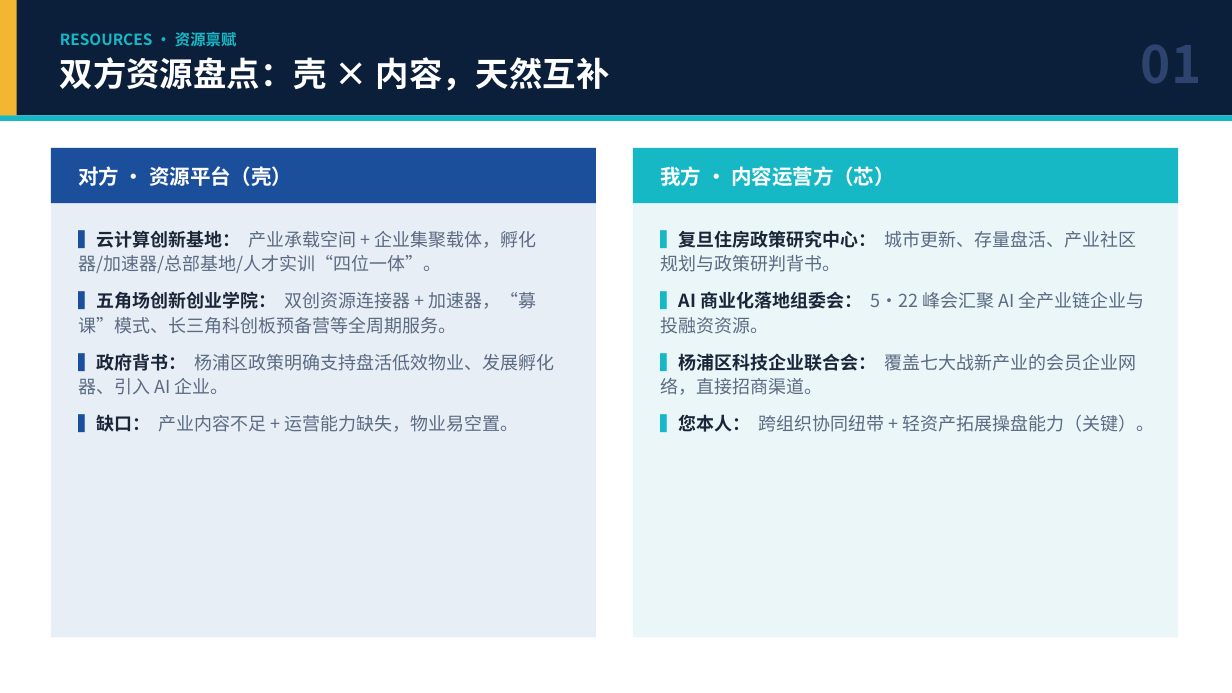
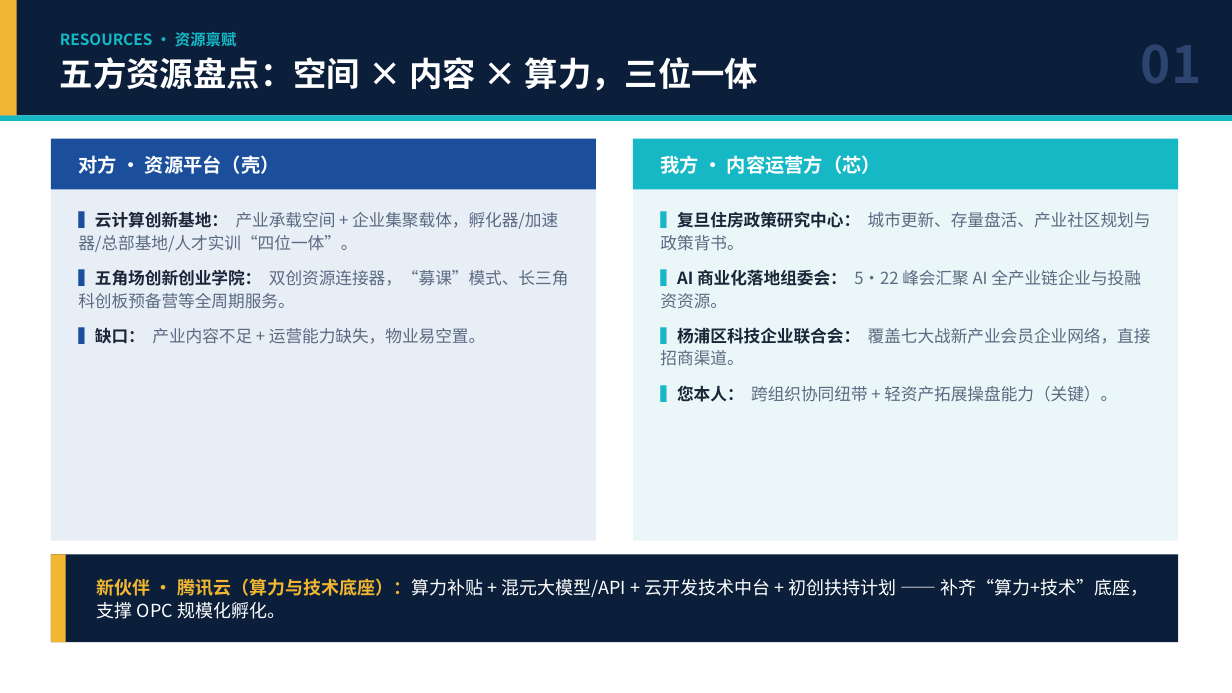
Before and after one commit to hujigang2010-maker/AIDEN, a slide deck: slide 3 of 合作方案_AI云计算产业生态共同体.pptx. Drawn at 1232x693 pixels with LibreOffice and Linux fonts; fonts in the diff are those of the drawing. Boxes give left, top, right and bottom in pixels: in the first picture for what was removed or moved away, otherwise in the second. Text is boxed around its words. In the diff, an @@ line names an element or a change of style, - is before the commit and + after.

```diff
--- a/合作方案_AI云计算产业生态共同体.pptx
+++ b/合作方案_AI云计算产业生态共同体.pptx
@@ text at <box>60,57,759,91</box>: text changed @@
-双方资源盘点：壳 × 内容，天然互补
+五方资源盘点：空间 × 内容 × 算力，三位一体
@@ rectangle: place and size @@
-rectangle at <box>51,148,596,203</box>
+rectangle at <box>51,139,596,189</box>
@@ rectangle: place and size @@
-rectangle at <box>51,148,596,638</box>
+rectangle at <box>51,139,596,541</box>
@@ text "对方 · 资源平台（壳）": place and size @@
-text "对方 · 资源平台（壳）" at <box>78,166,292,186</box>
+text "对方 · 资源平台（壳）" at <box>78,155,280,174</box>
@@ text "对方 · 资源平台（壳）" at <box>78,155,280,174</box>: size 16 to 15 pt @@
@@ rectangle: place and size @@
-rectangle at <box>633,148,1178,203</box>
+rectangle at <box>633,139,1178,189</box>
@@ rectangle: place and size @@
-rectangle at <box>633,148,1178,638</box>
+rectangle at <box>633,139,1178,541</box>
@@ text "我方 · 内容运营方（芯）" at <box>660,155,881,174</box>: size 16 to 15 pt @@
@@ text "我方 · 内容运营方（芯）": place and size @@
-text "我方 · 内容运营方（芯）" at <box>660,166,895,186</box>
+text "我方 · 内容运营方（芯）" at <box>660,155,881,174</box>
@@ text "▍云计算创新基地： 产业承载空间 + 企业集聚载体，孵化器/加速器/总部基地/人才实训“四位一体”。": place and size @@
-text "▍云计算创新基地： 产业承载空间 + 企业集聚载体，孵化器/加速器/总部基地/人才实训“四位一体”。" at <box>78,230,555,432</box>
+text "▍云计算创新基地： 产业承载空间 + 企业集聚载体，孵化器/加速器/总部基地/人才实训“四位一体”。" at <box>78,211,569,344</box>
@@ text "▍复旦住房政策研究中心： 城市更新、存量盘活、产业社区规划与政策背书。": place and size @@
-text "▍复旦住房政策研究中心： 城市更新、存量盘活、产业社区规划与政策背书。" at <box>660,230,1155,432</box>
+text "▍复旦住房政策研究中心： 城市更新、存量盘活、产业社区规划与政策背书。" at <box>660,211,1151,402</box>
@@ text at <box>78,211,558,344</box>: size 14 to 13 pt in "▍云计算创新基地： 产业承载空间 + 企业集聚载体，孵化器/加速器/总部基地/人才实训“四位一体”。", "▍缺口： 产业内容不足 + 运营能力缺失，物业易空置。" @@
@@ text at <box>660,211,1151,251</box>: text changed; size 14 to 13 pt @@
-▍复旦住房政策研究中心： 城市更新、存量盘活、产业社区规划与政策研判背书。
+▍复旦住房政策研究中心： 城市更新、存量盘活、产业社区规划与政策背书。
@@ text at <box>78,269,569,309</box>: text changed; size 14 to 13 pt @@
-▍五角场创新创业学院： 双创资源连接器 + 加速器，“募课”模式、长三角科创板预备营等全周期服务。
-▍政府背书： 杨浦区政策明确支持盘活低效物业、发展孵化器、引入 AI 企业。
+▍五角场创新创业学院： 双创资源连接器，“募课”模式、长三角科创板预备营等全周期服务。
@@ text at <box>660,269,1141,402</box>: size 14 to 13 pt in "▍AI 商业化落地组委会： 5·22 峰会汇聚 AI 全产业链企业与投融资资源。", "▍您本人： 跨组织协同纽带 + 轻资产拓展操盘能力（关键）。" @@
@@ text at <box>660,327,1151,366</box>: text changed; size 14 to 13 pt @@
-▍杨浦区科技企业联合会： 覆盖七大战新产业的会员企业网络，直接招商渠道。
+▍杨浦区科技企业联合会： 覆盖七大战新产业会员企业网络，直接招商渠道。
@@ rectangle added at <box>51,555,1178,642</box>, fill #0B1F3A @@
@@ rectangle added at <box>51,555,66,642</box>, fill #F2B632 @@
@@ text added at <box>97,578,1149,619</box>, 14 pt, text #FFFFFF @@
+新伙伴 · 腾讯云（算力与技术底座）：算力补贴 + 混元大模型/API + 云开发技术中台 + 初创扶持计划 —— 补齐“算力+技术”底座，支撑 OPC 规模化孵化。
```
Also in this commit, not shown: 6 other slides changed, 2 slides added, 2 other files.
